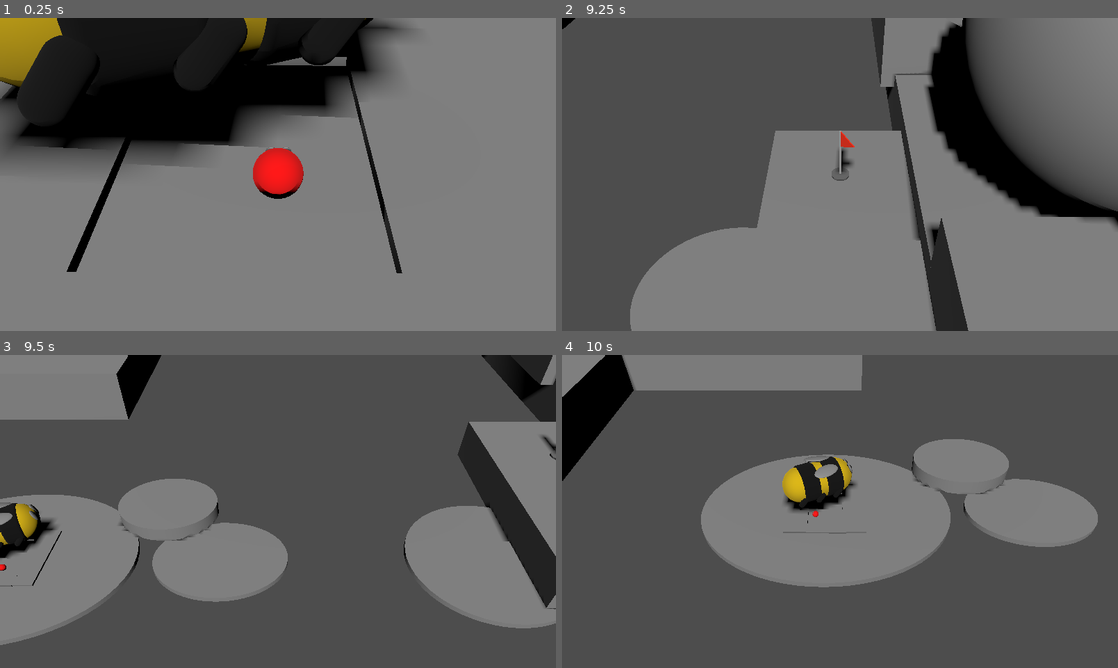
Above: before the commit, frames 1-4 (two rows, left to right).
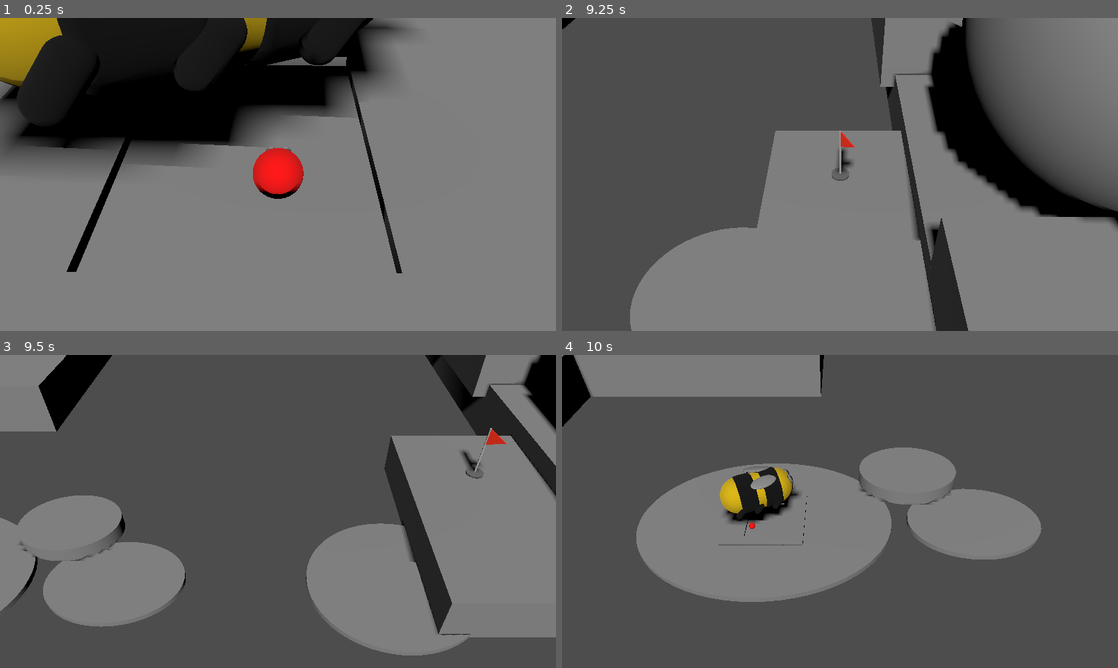
Above: after the commit, the same moments.

Repository: melonboyo/entomo
Game: Godot game, scene res://Scenes/Testing/ProgressionTesting.tscn
Two runs of this game, one before a commit and one after it. Both use one fixed random seed, a clock stepped at 60 frames per second and the inputs below.
Inputs:
- Up to frame 1 (0.25 s): no input
- Up to frame 2 (9.25 s): hold W (move_forward) 0.53-2.03 s; tap E (interact) at 0.6, 2.1, 3.6, 5.85, 7.35, 8.85 s; tap Space (move_jump) at 0.77, 1.52, 3.02, 3.77, 5.27, 6.77, 7.52, 8.27 s; tap Q (special_ability) at 1.35, 2.85, 5.1, 6.6, 8.1 s; hold A (move_left) 2.03-3.53 s; hold S (move_backward) 3.53-4.25 s; tap Escape (pause) at 4.15 s; click "Restart" at 4.25 s; hold D (move_right) 5.03-5.78 s; hold W (move_forward) 5.78-6.53 s; hold D (move_right) 6.53-8.78 s; tap Enter at 8.75 s; hold S (move_backward) from 8.78 s (still down)
- Up to frame 3 (9.5 s): keep holding S (move_backward)
- Up to frame 4 (10 s): release S (move_backward) at 9.53 s; hold A (move_left) from 9.53 s (still down); tap Q (special_ability) at 9.6 s; tap Space (move_jump) at 9.77 s

Frames 1-2 are identical in both runs. In frame 3, 38% of the frame differs, in the area x 0-100%, y 0-96%; in frame 4, 21%.

Commit message:
Add victory screen

Diff:
--- a/EnvironmentAssets/Flag/Flag.gd
+++ b/EnvironmentAssets/Flag/Flag.gd
@@ -2,19 +2,11 @@
 
 @export var next_flag: Flag
 @export var zoom_size: int
+@export var focus_move_speed: float = 3
 @export var game_state_manager: GameStateManager
 @export var flag_mesh: MeshInstance3D
 
 var has_been_triggered = false
-
-# Called when the node enters the scene tree for the first time.
-func _ready() -> void:
-	pass # Replace with function body.
-
-
-# Called every frame. 'delta' is the elapsed time since the previous frame.
-func _process(delta: float) -> void:
-	pass
 
 func _on_switch_area_body_entered(body: Node3D) -> void:
 	if(has_been_triggered):
@@ -25,13 +17,14 @@
 	if(g == null):
 		return
 
-	if(next_flag == null):
-		print("Error, no next flag assigned!");
-		return
-
 	var unique_material = StandardMaterial3D.new()
 	unique_material.albedo_color = Color(0, 1, 0)  # Set to green, for example
 	flag_mesh.material_override = unique_material
+	has_been_triggered = true
 
-	has_been_triggered = true
+	if(next_flag == null):
+		game_state_manager.final_flag_reached()
+		print("No next flag assigned, this is expected behaviour for the last flag.");
+		return
+
 	game_state_manager.show_flag(next_flag)
--- a/EnvironmentAssets/Flag/Flag.tscn
+++ b/EnvironmentAssets/Flag/Flag.tscn
@@ -17,7 +17,7 @@
 
 [sub_resource type="CylinderShape3D" id="CylinderShape3D_jqlcm"]
 height = 2.96562
-radius = 0.673494
+radius = 0.105451
 
 [node name="Flag" type="Node3D" node_paths=PackedStringArray("flag_mesh")]
 script = ExtResource("1_taywr")
@@ -50,7 +50,7 @@
 monitorable = false
 
 [node name="CollisionShape3D2" type="CollisionShape3D" parent="Node3D/SwitchArea"]
-transform = Transform3D(1, 0, 0, 0, 1, 0, 0, 0, 1, 0, 1.3716, 0)
+transform = Transform3D(1, 0, 0, 0, 1, 0, 0, 0, 1, 0, 1.48816, 0)
 shape = SubResource("CylinderShape3D_jqlcm")
 
 [connection signal="body_entered" from="Node3D/SwitchArea" to="." method="_on_switch_area_body_entered"]
--- a/GameController/Camera.gd
+++ b/GameController/Camera.gd
@@ -17,6 +17,7 @@
 
 @export_range(0.0, 10.0) var zoom_duration := 0.9
 @export_range(0.0, 100.0) var focus_move_speed := 5.0
+var current_focus_move_speed = focus_move_speed
 @export_range(1, 10) var zoom_level := 1:
 	set(value):
 		var new_zoom_level = clampi(value, 1, zooms.size())
@@ -34,7 +35,7 @@
 
 func _physics_process(delta):
 	if focus and global_position.distance_to(focus.global_position) > 0.001:
-		global_position = global_position.lerp(focus.global_position, focus_move_speed * delta)
+		global_position = global_position.lerp(focus.global_position, current_focus_move_speed * delta)
 
 	if Engine.is_editor_hint():
 		return
@@ -58,6 +59,10 @@
 	zoom_tween.tween_property(camera, "position:z", target_z_pos, duration)
 
 # Changes zoom when this function receives a zoom changed signal
-func _on_game_state_manager_zoom_changed(newFocus: Node3D, zoomSize: int) -> void:
+func _on_game_state_manager_zoom_changed(newFocus: Node3D, zoomSize: int, new_focus_move_speed: float = -1) -> void:
 	zoom_level = zoomSize
 	focus = newFocus
+	if(new_focus_move_speed <= 0):
+		current_focus_move_speed = focus_move_speed
+	else:
+		focus_move_speed = new_focus_move_speed
--- a/GameStateManager/GameStateManager.gd
+++ b/GameStateManager/GameStateManager.gd
@@ -10,6 +10,7 @@
 
 signal zoom_changed(newFocus: Node3D, zoomSize: int)
 signal toggle_game_paused(is_paused : bool)
+signal show_victory_screen()
 # Called when the node enters the scene tree for the first time.
 func _ready() -> void:
 	if(first_flag != null):
@@ -65,11 +66,18 @@
 	currentPossessedCreature = character
 
 func show_flag(next_flag: Flag):
-	print(next_flag.name);
 	isInputEnabled = false
 	zoom_changed.emit(currentPossessedCreature, next_flag.zoom_size)
 	await(get_tree().create_timer(2.0).timeout)
-	zoom_changed.emit(next_flag, next_flag.zoom_size)
+	zoom_changed.emit(next_flag, next_flag.zoom_size, next_flag.focus_move_speed)
 	await(get_tree().create_timer(3.0).timeout)
 	zoom_changed.emit(currentPossessedCreature, currentPossessedCreature.size)
 	isInputEnabled = true
+
+func final_flag_reached():
+	isInputEnabled = false
+	zoom_changed.emit(currentPossessedCreature, 10)
+	await(get_tree().create_timer(3).timeout)
+	isInputEnabled = true
+	game_paused = !game_paused
+	show_victory_screen.emit()
--- a/Scenes/Testing/ProgressionTesting.tscn
+++ b/Scenes/Testing/ProgressionTesting.tscn
@@ -377,6 +377,7 @@
 [node name="Flag3" parent="." node_paths=PackedStringArray("game_state_manager") instance=ExtResource("11_dfkrd")]
 transform = Transform3D(3, 0, 0, 0, 3, 0, 0, 0, 3, 300.331, 11.3614, 129.811)
 zoom_size = 4
+focus_move_speed = 2.0
 game_state_manager = NodePath("../GameStateManager")
 
 [connection signal="zoom_changed" from="GameStateManager" to="CameraRoot" method="_on_game_state_manager_zoom_changed"]
--- a/Scenes/pause_menu.tscn
+++ b/Scenes/pause_menu.tscn
@@ -1,8 +1,11 @@
-[gd_scene load_steps=2 format=3 uid="uid://daoe6gj0bo2qr"]
+[gd_scene load_steps=4 format=3 uid="uid://daoe6gj0bo2qr"]
 
 [ext_resource type="Script" path="res://Scripts/pausemenu.gd" id="1_6ddw0"]
+[ext_resource type="FontFile" uid="uid://0pcsmgvhx3hf" path="res://Kavoon-Regular.ttf" id="2_batdy"]
 
-[node name="PauseMenu" type="Control"]
+[sub_resource type="StyleBoxEmpty" id="StyleBoxEmpty_lm5bg"]
+
+[node name="PauseMenu" type="Control" node_paths=PackedStringArray("pause_panel", "victory_panel")]
 process_mode = 3
 layout_mode = 3
 anchors_preset = 15
@@ -11,6 +14,8 @@
 grow_horizontal = 2
 grow_vertical = 2
 script = ExtResource("1_6ddw0")
+pause_panel = NodePath("PanelContainer")
+victory_panel = NodePath("VictoryPanel")
 
 [node name="PanelContainer" type="PanelContainer" parent="."]
 layout_mode = 0
@@ -43,7 +48,32 @@
 text = "Quit
 "
 
+[node name="VictoryPanel" type="PanelContainer" parent="."]
+layout_mode = 0
+offset_left = 329.0
+offset_top = 198.0
+offset_right = 779.0
+offset_bottom = 430.0
+theme_override_styles/panel = SubResource("StyleBoxEmpty_lm5bg")
+
+[node name="VBoxContainer" type="VBoxContainer" parent="VictoryPanel"]
+layout_mode = 2
+
+[node name="Label" type="Label" parent="VictoryPanel/VBoxContainer"]
+layout_mode = 2
+theme_override_fonts/font = ExtResource("2_batdy")
+theme_override_font_sizes/font_size = 100
+text = "Victory!
+"
+horizontal_alignment = 1
+
+[node name="Return" type="Button" parent="VictoryPanel/VBoxContainer"]
+layout_mode = 2
+size_flags_vertical = 3
+text = "Return to Main Menu"
+
 [connection signal="pressed" from="PanelContainer/VBoxContainer/Resume" to="." method="_on_resume_pressed"]
 [connection signal="pressed" from="PanelContainer/VBoxContainer/Restart" to="." method="_on_restart_pressed"]
 [connection signal="pressed" from="PanelContainer/VBoxContainer/Return" to="." method="_on_return_pressed"]
 [connection signal="pressed" from="PanelContainer/VBoxContainer/Quit" to="." method="_on_quit_pressed"]
+[connection signal="pressed" from="VictoryPanel/VBoxContainer/Return" to="." method="_on_return_pressed"]
--- a/Scripts/pausemenu.gd
+++ b/Scripts/pausemenu.gd
@@ -1,9 +1,13 @@
 extends Control
 @export var game_manager : GameStateManager
+@export var pause_panel: PanelContainer
+@export var victory_panel: PanelContainer
+@export var final_flag: Flag
 
 func _ready():
 	hide()
 	game_manager.connect("toggle_game_paused", _on_game_manager_toggle_game_paused)
+	game_manager.connect("show_victory_screen", _on_game_manager_show_victory_screen)
 
 
 
@@ -32,11 +36,15 @@
 func _on_game_manager_toggle_game_paused(is_paused : bool):
 	if(is_paused):
 		show()
+		pause_panel.show()
+		victory_panel.hide()
 	else:
 		hide()
 
-
-
+func _on_game_manager_show_victory_screen():
+	show()
+	victory_panel.show()
+	pause_panel.hide()
 
 func _on_return_pressed() -> void:
 	game_manager.get_tree().paused = false
